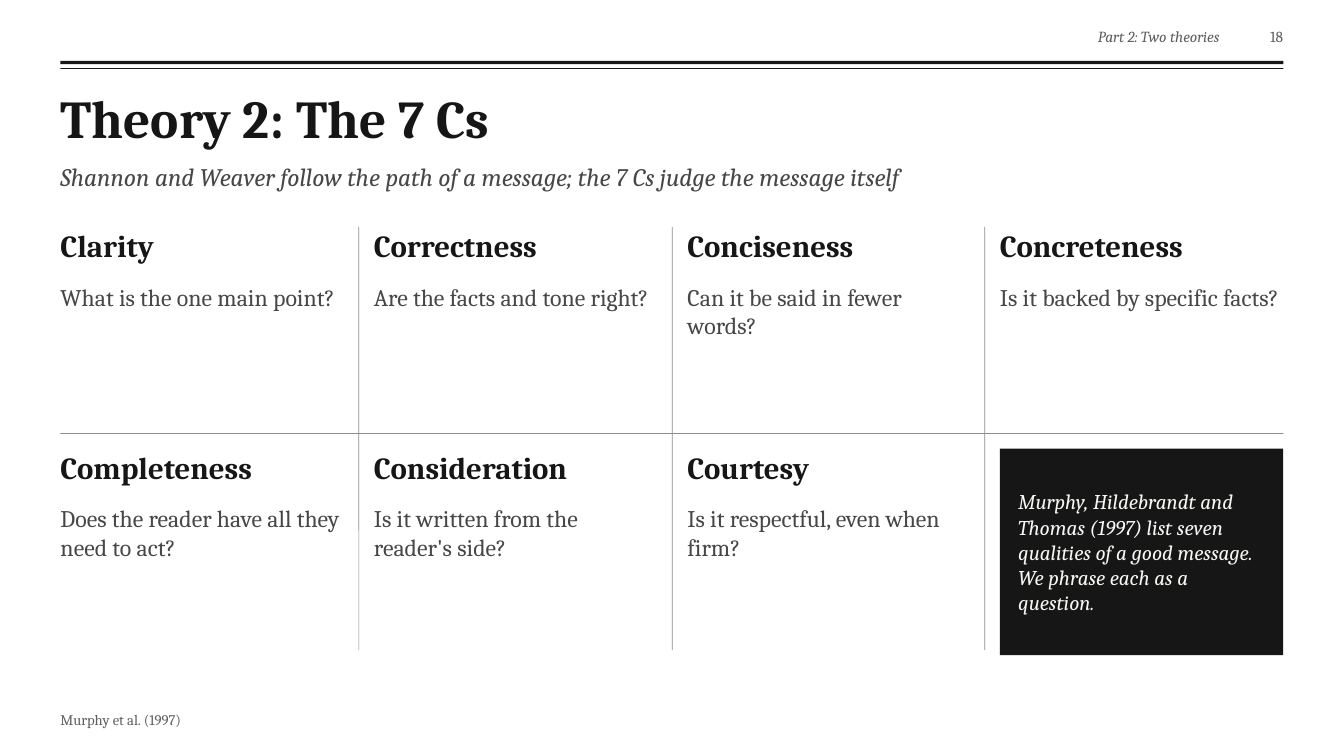
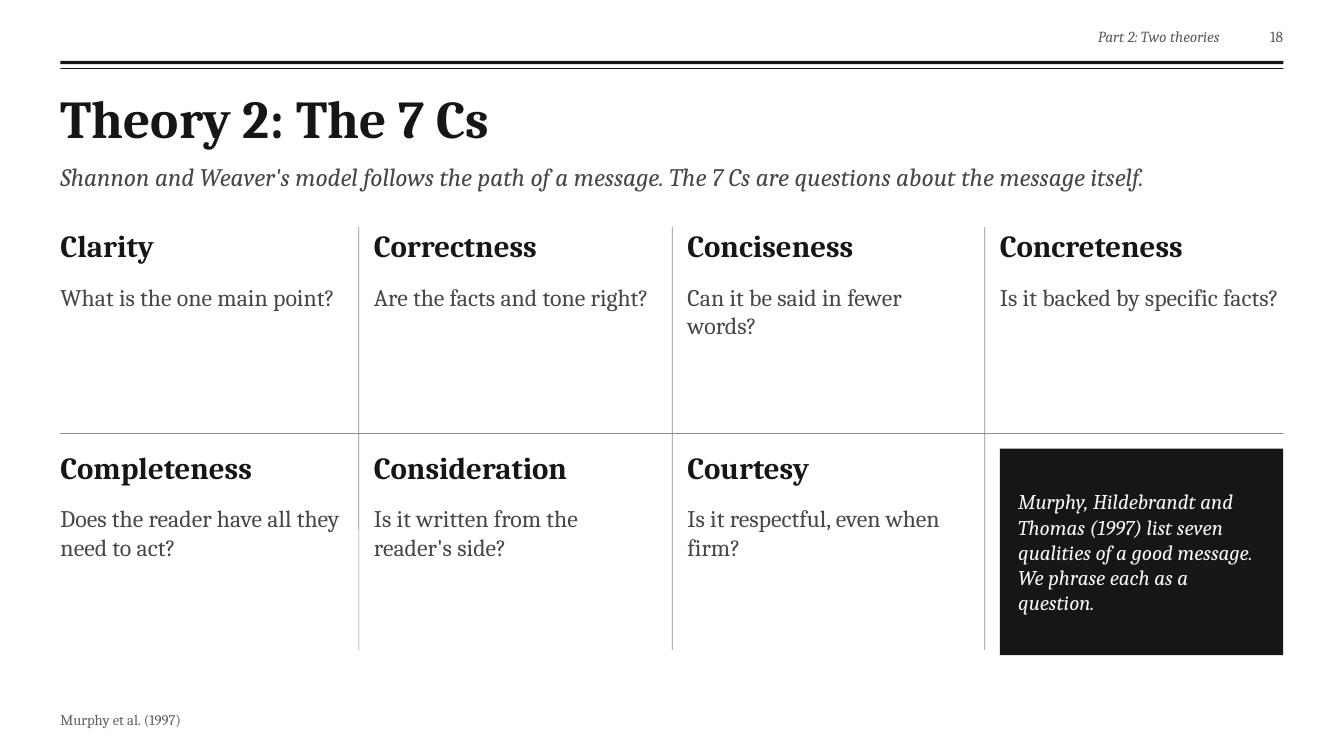
Before and after one commit to fengyiqicoder/fumadocs, a slide deck: slide 18 of dowding-presentation/Dowding_Effective_Communication.pptx. Drawn at 1344x756 pixels with LibreOffice and Linux fonts; fonts in the diff are those of the drawing; background and template pictures are left out. Boxes give left, top, right and bottom in pixels: in the first picture for what was removed or moved away, otherwise in the second. Text is boxed around its words. In the diff, an @@ line names an element or a change of style, - is before the commit and + after.

```diff
--- a/dowding-presentation/Dowding_Effective_Communication.pptx
+++ b/dowding-presentation/Dowding_Effective_Communication.pptx
@@ text at (x1=60, y1=168, x2=1144, y2=192): text changed @@
-Shannon and Weaver follow the path of a message; the 7 Cs judge the message itself
+Shannon and Weaver's model follows the path of a message. The 7 Cs are questions about the message itself.
```
Also in this commit, not shown: 14 other slides changed, 2 other files.
